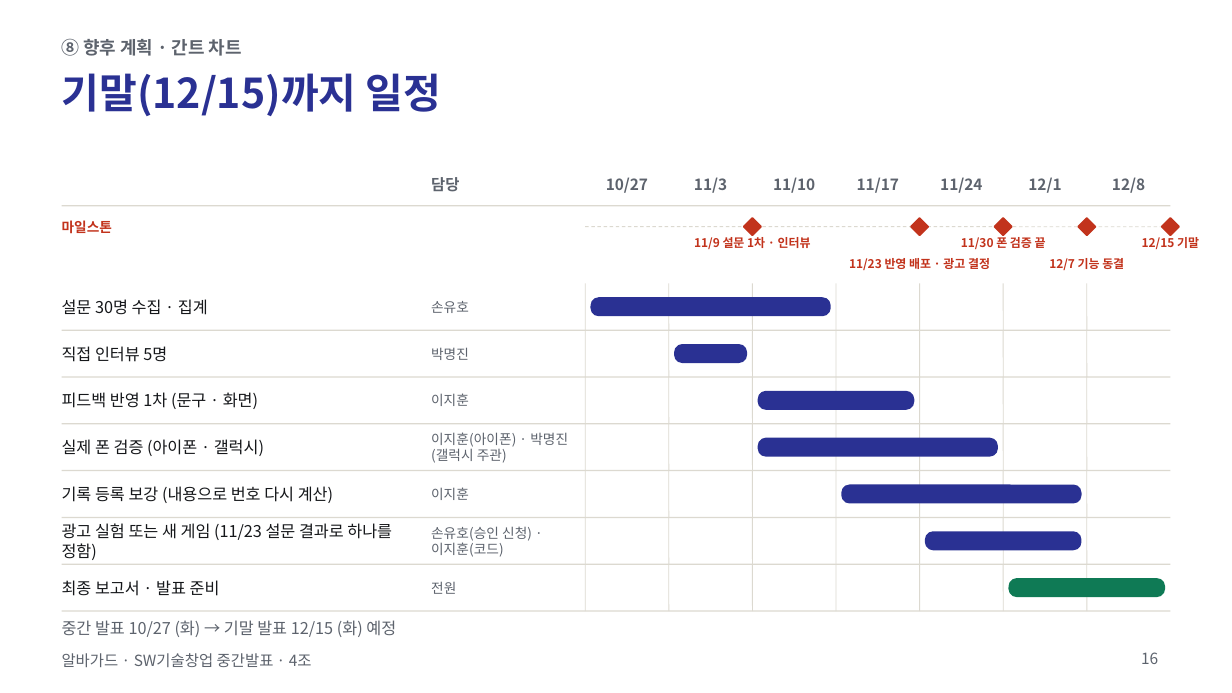
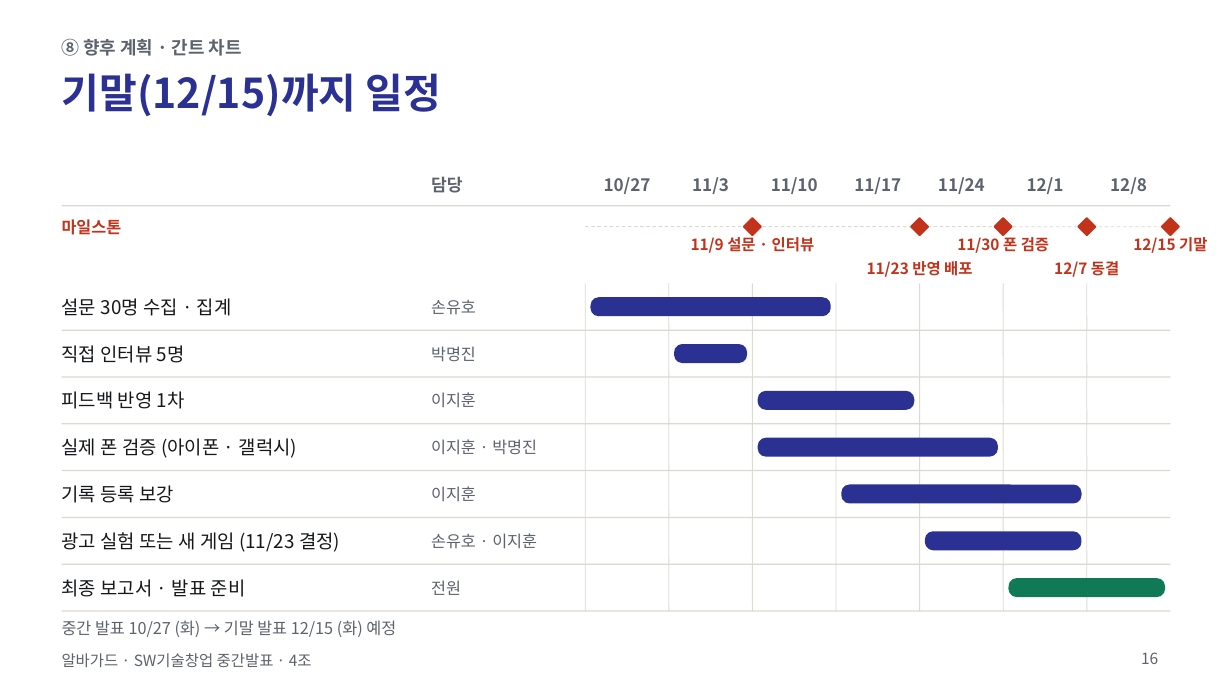
Before and after one commit to jihooni217/albaguard, a slide deck: slide 16 of docs/06_중간발표_PPT.pptx. Drawn at 1232x693 pixels with LibreOffice and Linux fonts; fonts in the diff are those of the drawing. Boxes give left, top, right and bottom in pixels: in the first picture for what was removed or moved away, otherwise in the second. Text is boxed around its words. In the diff, an @@ line names an element or a change of style, - is before the commit and + after.

```diff
--- a/docs/06_중간발표_PPT.pptx
+++ b/docs/06_중간발표_PPT.pptx
@@ size 9 to 10 pt in 8 elements at [604,177,651,194], [692,177,729,194], [771,177,818,194], [854,177,901,194], [938,177,985,194], [1027,177,1064,194], [1110,177,1147,194], [431,176,462,193] @@
@@ text at [691,235,815,253]: text changed; size 7 to 9 pt @@
-11/9 설문 1차 · 인터뷰
+11/9 설문 · 인터뷰
@@ text at [957,235,1049,253]: text changed; size 7 to 9 pt @@
-11/30 폰 검증 끝
+11/30 폰 검증
@@ text "12/15 기말" at [1133,235,1207,253]: size 7 to 9 pt @@
@@ text at [867,261,972,277]: text changed; size 7 to 9 pt @@
-11/23 반영 배포 · 광고 결정
+11/23 반영 배포
@@ text at [1054,258,1119,278]: text changed; size 7 to 9 pt @@
-12/7 기능 동결
+12/7 동결
@@ text at [62,391,185,409]: text changed; size 9.5 to 11 pt @@
-피드백 반영 1차 (문구 · 화면)
+피드백 반영 1차
@@ text at [431,439,537,454]: text changed; size 8 to 9.5 pt @@
-이지훈(아이폰) · 박명진(갤럭시 주관)
+이지훈 · 박명진
@@ text at [62,485,174,503]: text changed; size 9.5 to 11 pt @@
-기록 등록 보강 (내용으로 번호 다시 계산)
+기록 등록 보강
@@ text at [62,532,340,552]: text changed; size 9.5 to 11 pt @@
-광고 실험 또는 새 게임 (11/23 설문 결과로 하나를 정함)
+광고 실험 또는 새 게임 (11/23 결정)
@@ text at [431,533,537,549]: text changed; size 8 to 9.5 pt @@
-손유호(승인 신청) · 이지훈(코드)
+손유호 · 이지훈
@@ size 9.5 to 11 pt in 4 elements at [62,298,232,316], [62,345,185,363], [62,438,298,458], [62,579,246,597] @@
@@ size 8 to 9.5 pt in 6 elements at [62,219,122,235], [431,300,476,314], [431,346,476,362], [431,392,476,407], [431,486,476,501], [431,580,461,595] @@
```
Also in this commit, not shown: 7 other slides changed, 6 other files.
